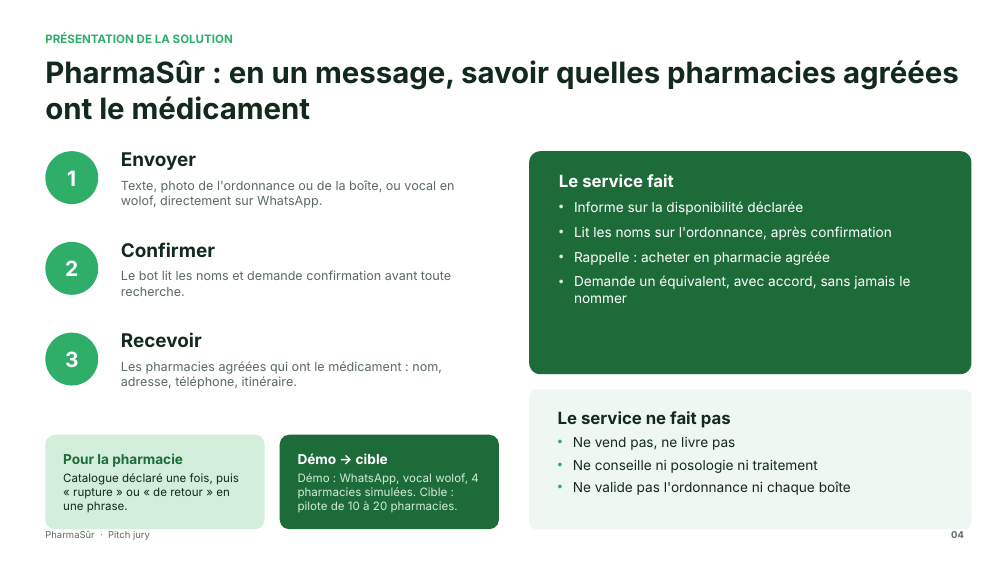
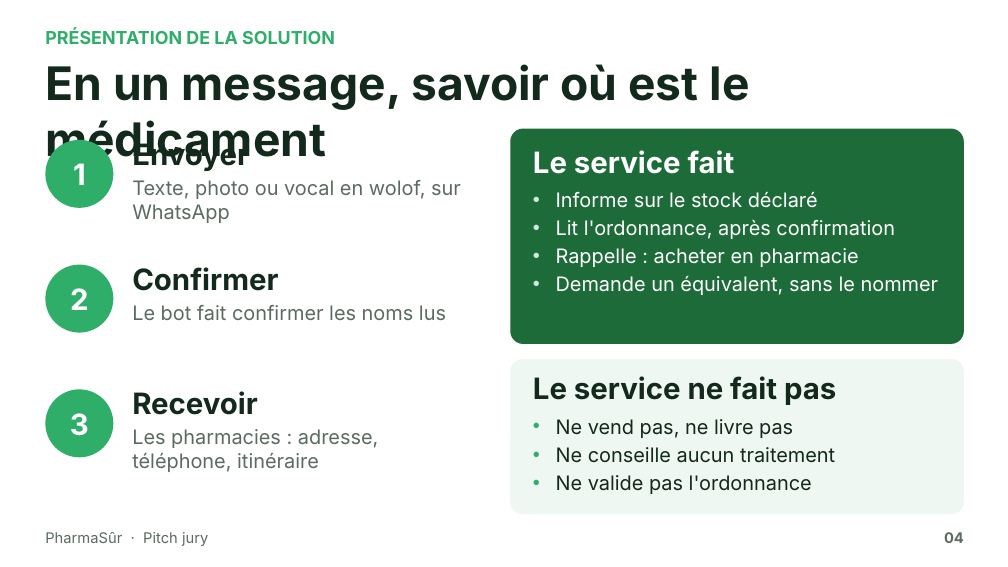
Before and after one commit to DianaFerradini/PharmaSur, a slide deck: slide 4 of pitch.pptx. Drawn at 1008x567 pixels with LibreOffice and Linux fonts; fonts in the diff are those of the drawing. Boxes give left, top, right and bottom in pixels: in the first picture for what was removed or moved away, otherwise in the second. Text is boxed around its words. In the diff, an @@ line names an element or a change of style, - is before the commit and + after.

```diff
--- a/pitch.pptx
+++ b/pitch.pptx
@@ text "PRÉSENTATION DE LA SOLUTION" at (45,29,335,44): size 11 to 17 pt @@
@@ text at (45,64,750,166): text changed; size 28 to 44 pt @@
-PharmaSûr : en un message, savoir quelles pharmacies agréées ont le médicament
+En un message, savoir où est le médicament
@@ rounded rectangle "1": place and size @@
-rounded rectangle "1" at (45,151,98,204)
+rounded rectangle "1" at (45,140,113,208)
@@ text at (132,140,461,223): text changed; size 12 to 19 pt @@
-Texte, photo de l'ordonnance ou de la boîte, ou vocal en wolof, directement sur WhatsApp.
+Envoyer
+Texte, photo ou vocal en wolof, sur WhatsApp
@@ rounded rectangle added at (510,129,964,344), fill #1E6B3A @@
@@ text "Le service fait": place and size @@
-text "Le service fait" at (529,151,972,374)
+text "Le service fait" at (533,150,939,295)
@@ text "Le service fait" at (533,150,939,295): fill #1E6B3A to none @@
@@ text removed at (121,152,196,170) @@
-Envoyer
@@ text at (533,150,735,174): size 16 to 28 pt in "Le service fait" @@
@@ text at (556,192,939,295): text changed; size 13 to 19 pt @@
-• Informe sur la disponibilité déclarée
-• Lit les noms sur l'ordonnance, après confirmation
-• Rappelle : acheter en pharmacie agréée
-• Demande un équivalent, avec accord, sans jamais le nommer
+• Informe sur le stock déclaré
+• Lit l'ordonnance, après confirmation
+• Rappelle : acheter en pharmacie
+• Demande un équivalent, sans le nommer
@@ rounded rectangle "2": place and size @@
-rounded rectangle "2" at (45,242,98,295)
+rounded rectangle "2" at (45,265,113,333)
@@ text removed at (121,242,215,257) @@
-Confirmer
@@ text at (132,267,446,320): text changed; size 12 to 19 pt @@
-Le bot lit les noms et demande confirmation avant toute recherche.
+Confirmer
+Le bot fait confirmer les noms lus
@@ text removed at (121,332,202,347) @@
-Recevoir
@@ rounded rectangle added at (510,359,964,514), fill #EEF7F1 @@
@@ size 20 to 28 pt; less space between paragraphs in 3 elements at (45,140,113,208), (45,265,113,333), (45,389,113,457) @@
@@ rounded rectangle "3": place and size @@
-rounded rectangle "3" at (45,333,98,386)
+rounded rectangle "3" at (45,389,113,457)
@@ text at (533,376,836,438): size 16 to 28 pt in "Le service ne fait pas"; size 13 to 19 pt in "Ne vend pas, ne livre pas"; more space between paragraphs; indent changed; less space between paragraphs @@
@@ text "Le service ne fait pas": place and size @@
-text "Le service ne fait pas" at (529,389,972,529)
+text "Le service ne fait pas" at (533,376,836,494)
@@ text "Le service ne fait pas" at (533,376,836,494): fill #EEF7F1 to none @@
@@ text at (132,391,379,472): text changed; size 12 to 19 pt @@
-Les pharmacies agréées qui ont le médicament : nom, adresse, téléphone, itinéraire.
+Recevoir
+Les pharmacies : adresse, téléphone, itinéraire
@@ rounded rectangle removed at (45,435,265,529) @@
-Pour la pharmacie
-Catalogue déclaré une fois, puis « rupture » ou « de retour » en une phrase.
@@ rounded rectangle removed at (280,435,499,529) @@
-Démo → cible
-Démo : WhatsApp, vocal wolof, 4 pharmacies simulées. Cible : pilote de 10 à 20 pharmacies.
@@ text at (556,447,835,494): text changed; size 13 to 19 pt @@
-• Ne conseille ni posologie ni traitement
-• Ne valide pas l'ordonnance ni chaque boîte
+• Ne conseille aucun traitement
+• Ne valide pas l'ordonnance
@@ text "PharmaSûr · Pitch jury" at (45,532,208,546): size 9 to 14 pt @@
@@ text "04" at (944,532,964,543): size 9 to 14 pt @@
@@ text "04": place and size @@
-text "04" at (951,531,964,538)
+text "04" at (944,532,964,543)
```
Also in this commit, not shown: 13 other slides changed, 1 other file.
